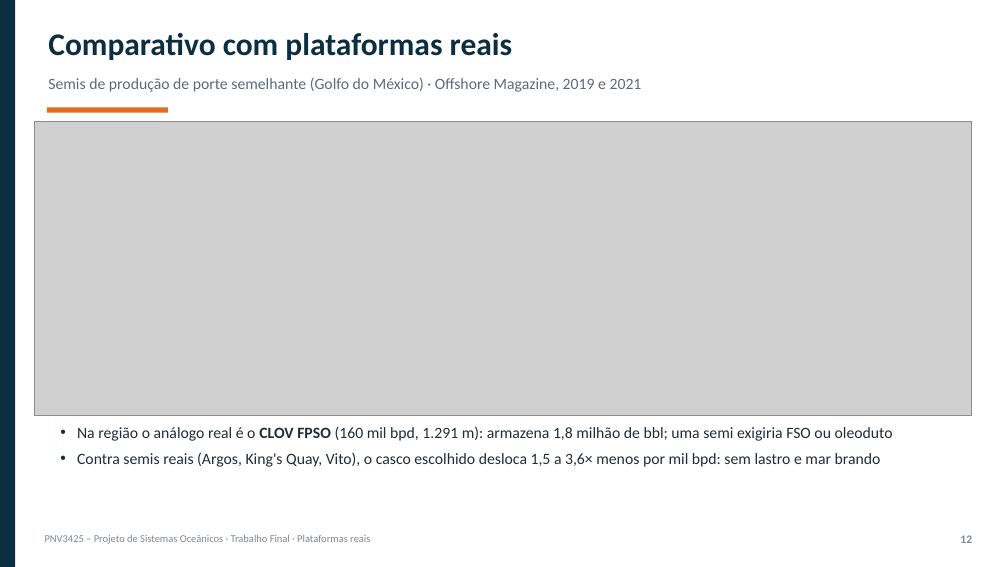
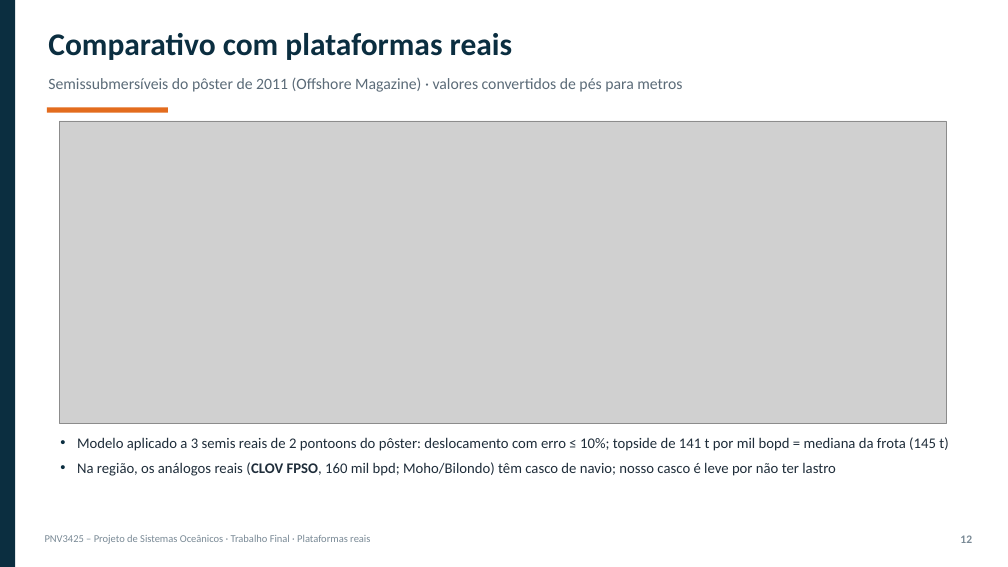
Before and after one commit to gustavogsilvaa/PNV3425-Projeto-de-Sistemas-Oceanicos, a slide deck: slide 12 of apresentacao/PNV3425_G02_apresentacao_15min.pptx. Drawn at 1008x567 pixels with LibreOffice and Linux fonts; fonts in the diff are those of the drawing; grey boxes stand for pictures. Boxes give left, top, right and bottom in pixels: in the first picture for what was removed or moved away, otherwise in the second. Text is boxed around its words. In the diff, an @@ line names an element or a change of style, - is before the commit and + after.

Commit message:
Comparativo com o pôster de semis de 2011 (referência [6])
- modelo aplicado a 3 semis reais de 2 pontoons: deslocamento com erro de até 10%
- solução final contra a frota: dimensões, topside e deslocamento por mil bopd
- seção 9.3 do relatório, hd fundamentado e slides nas duas apresentações

```diff
--- a/apresentacao/PNV3425_G02_apresentacao_15min.pptx
+++ b/apresentacao/PNV3425_G02_apresentacao_15min.pptx
@@ text at bbox=[48, 78, 682, 92]: text changed @@
-Semis de produção de porte semelhante (Golfo do México) · Offshore Magazine, 2019 e 2021
+Semissubmersíveis do pôster de 2011 (Offshore Magazine) · valores convertidos de pés para metros
@@ picture: place and size @@
-picture at bbox=[34, 122, 972, 415]
+picture at bbox=[60, 121, 947, 423]
@@ text at bbox=[77, 437, 948, 476]: text changed; size 15 to 14 pt @@
-• Na região o análogo real é o CLOV FPSO (160 mil bpd, 1.291 m): armazena 1,8 milhão de bbl; uma semi exigiria FSO ou oleoduto
-• Contra semis reais (Argos, King's Quay, Vito), o casco escolhido desloca 1,5 a 3,6× menos por mil bpd: sem lastro e mar brando
+• Modelo aplicado a 3 semis reais de 2 pontoons do pôster: deslocamento com erro ≤ 10%; topside de 141 t por mil bopd = mediana da frota (145 t)
+• Na região, os análogos reais (CLOV FPSO, 160 mil bpd; Moho/Bilondo) têm casco de navio; nosso casco é leve por não ter lastro
```
Also in this commit, not shown: 1 other slide changed, 13 other files.
